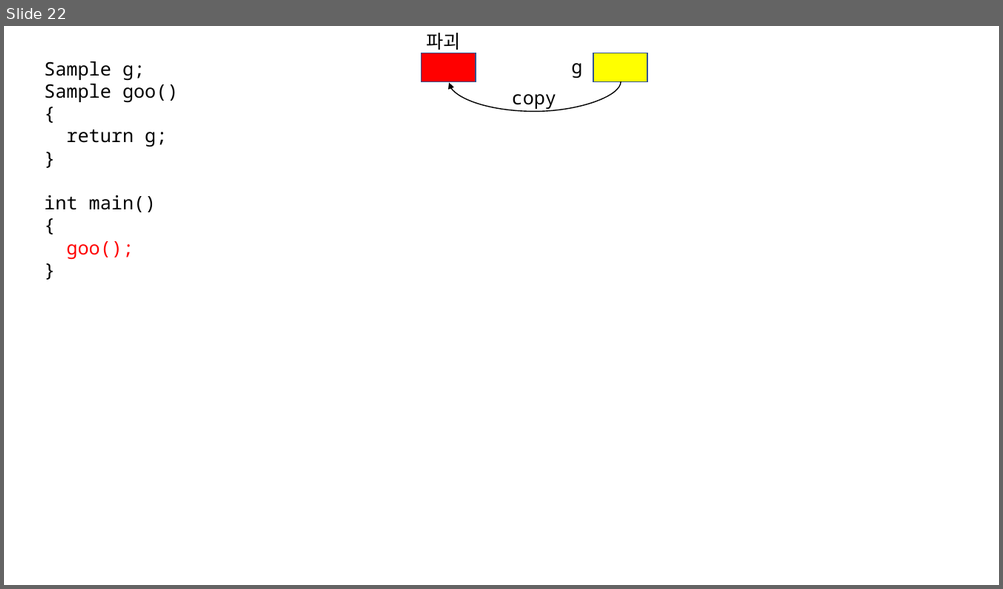
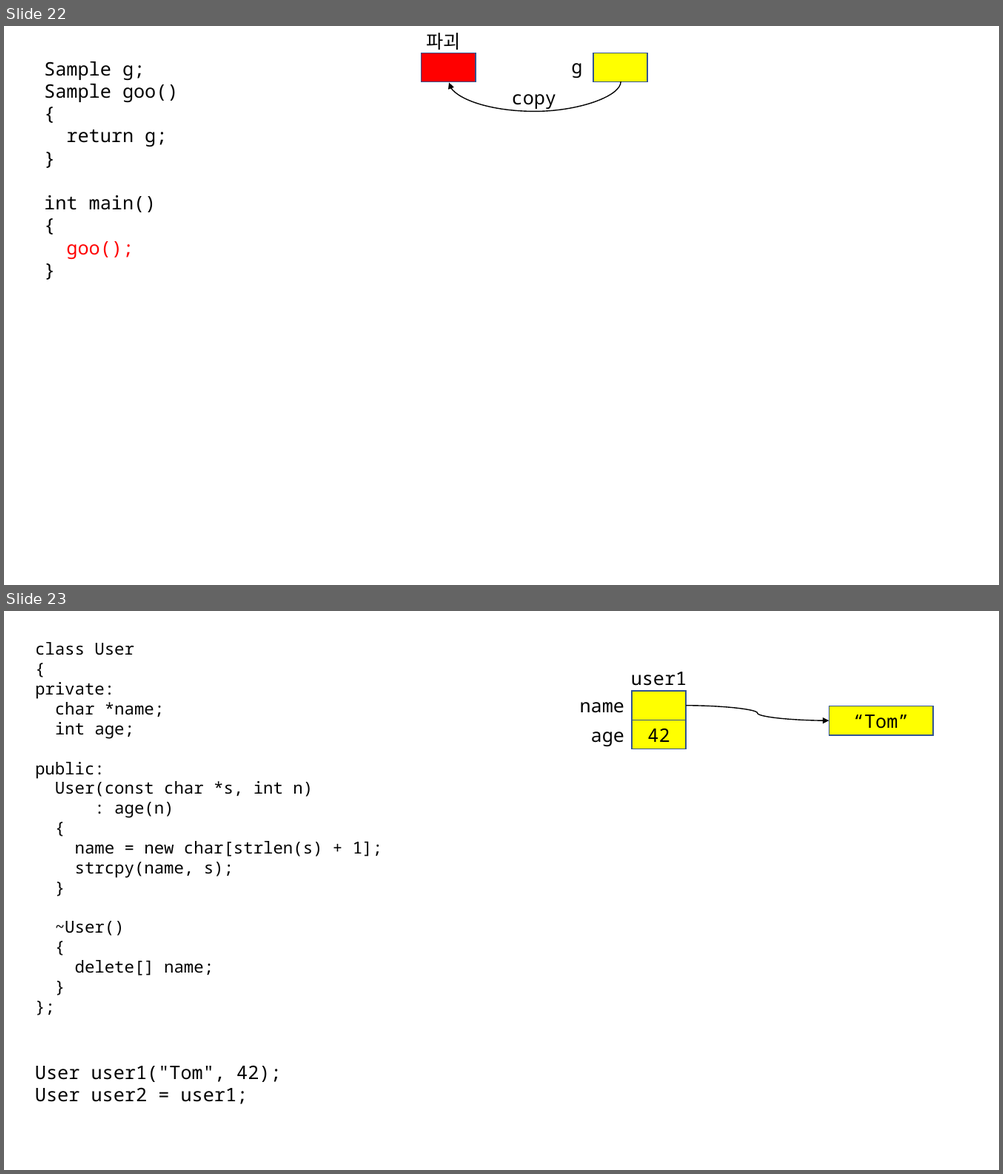
Before and after one commit to yoondev-classroom/cpp_221114, a slide deck: 221114.pptx. Shown one above the other, each under a label of ours: slide 22 before the commit, slides 22 and 23 after it. The pictures are 1003x589 and 1003x1174 pixels, drawn with LibreOffice and Linux fonts; fonts in the diff are those of the drawing. Boxes give left, top, right and bottom in pixels: in the first picture for what was removed or moved away, otherwise in the second. Text is boxed around its words. In the diff, an @@ line names an element or a change of style, - is before the commit and + after.

```diff
--- a/221114.pptx
+++ b/221114.pptx
@@ slide 23 added at [4, 611, 999, 1170], background #FFFFFF @@
@@ text added at [35, 642, 382, 976], 16 pt, text #000000 @@
+class User
+{
+private:
+char *name;
+int age;
+public:
+User(const char *s, int n)
+: age(n)
+{
+name = new char[strlen(s) + 1];
+strcpy(name, s);
+}
+~User()
+{
+delete[] name;
+}
+};
@@ text added at [631, 672, 687, 686], 18 pt, text #000000 @@
+user1
@@ rectangle added at [632, 691, 686, 720], fill #FFFF00, outline #325491 1 pt @@
@@ text added at [580, 702, 624, 713], 18 pt, text #000000 @@
+name
@@ rectangle added at [632, 720, 686, 749], fill #FFFF00, outline #325491 1 pt, 18 pt, text #000000 @@
+42
@@ curved arrow added from (686, 706) to (828, 721), #000000 1 pt @@
@@ rectangle added at [828, 706, 933, 735], fill #FFFF00, outline #325491 1 pt, 18 pt, text #000000 @@
+“Tom”
@@ text added at [591, 732, 624, 746], 18 pt, text #000000 @@
+age
@@ text added at [35, 1065, 281, 1105], 18 pt, text #000000 @@
+User user1("Tom", 42);
+User user2 = user1;
```
Also in this commit, not shown: 1 slide changed, 10 other slides added, 1 other file.
